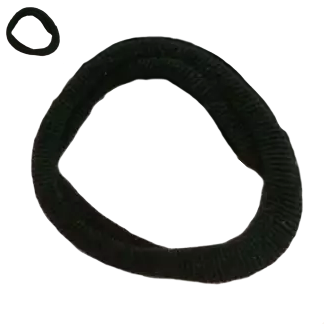
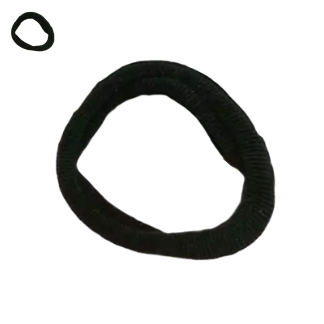
The second 324×324 image is a revision of the first. Changes to its layers:
removed layer "64x64" over [6, 7, 60, 57]
added layer "orig copy" above "orig" over [10, 11, 55, 52]
painted on "orig" over [30, 35, 324, 324]
